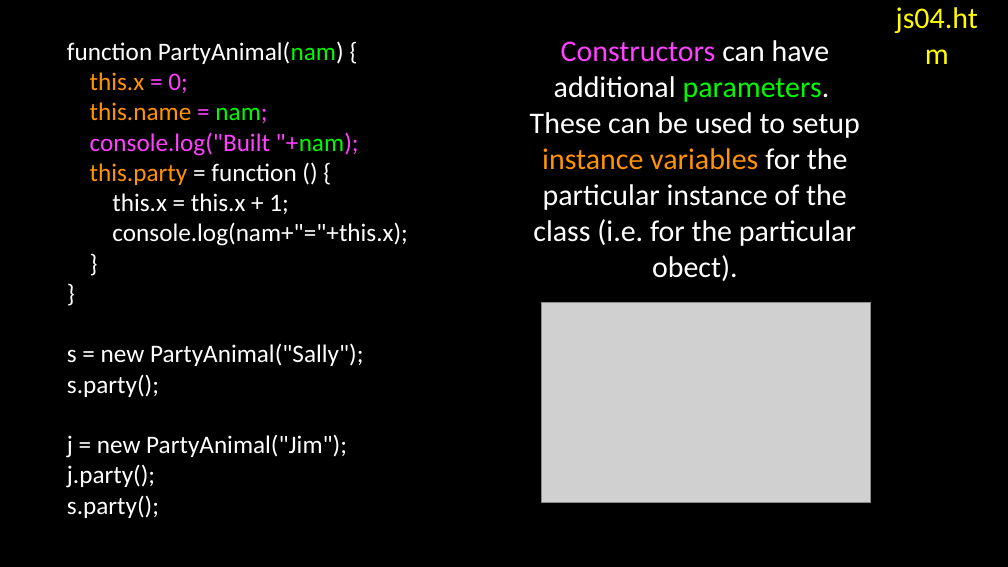
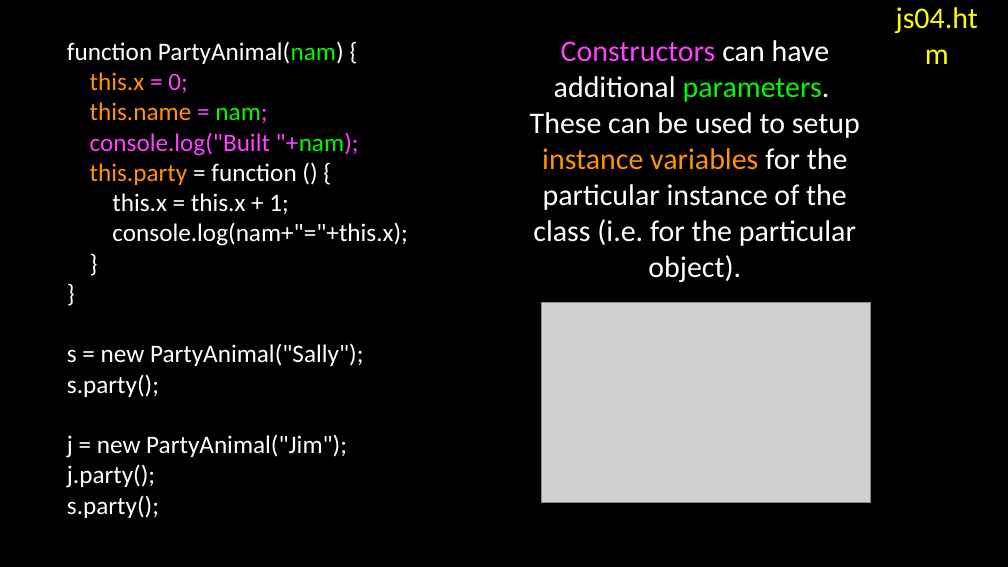
Before and after one commit to csev/wa4e, a slide deck: slide 16 of lectures/JS-02-JavaScript-Objects.ppt. Drawn at 1008x567 pixels with LibreOffice and Linux fonts; fonts in the diff are those of the drawing; grey boxes stand for pictures. Boxes give left, top, right and bottom in pixels: in the first picture for what was removed or moved away, otherwise in the second. Text is boxed around its words. In the diff, an @@ line names an element or a change of style, - is before the commit and + after.

```diff
--- a/lectures/JS-02-JavaScript-Objects.ppt
+++ b/lectures/JS-02-JavaScript-Objects.ppt
@@ text in free at [530, 40, 860, 282]: text changed @@
-Constructors can have additional parameters. These can be used to setup instance variables for the particular instance of the class (i.e. for the particular obect).
+Constructors can have additional parameters. These can be used to setup instance variables for the particular instance of the class (i.e. for the particular object).
```
Also in this commit, not shown: 1 other file.
